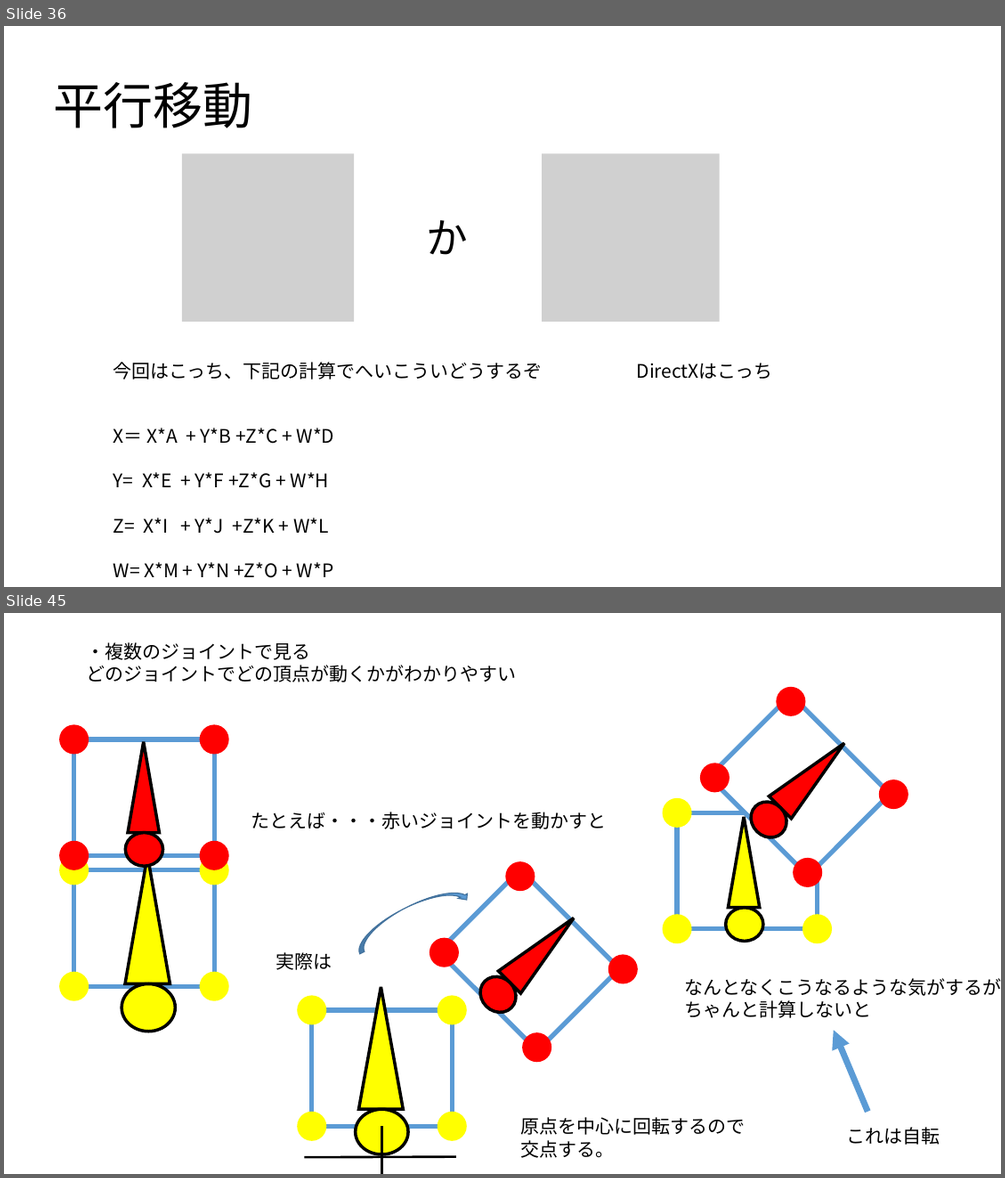
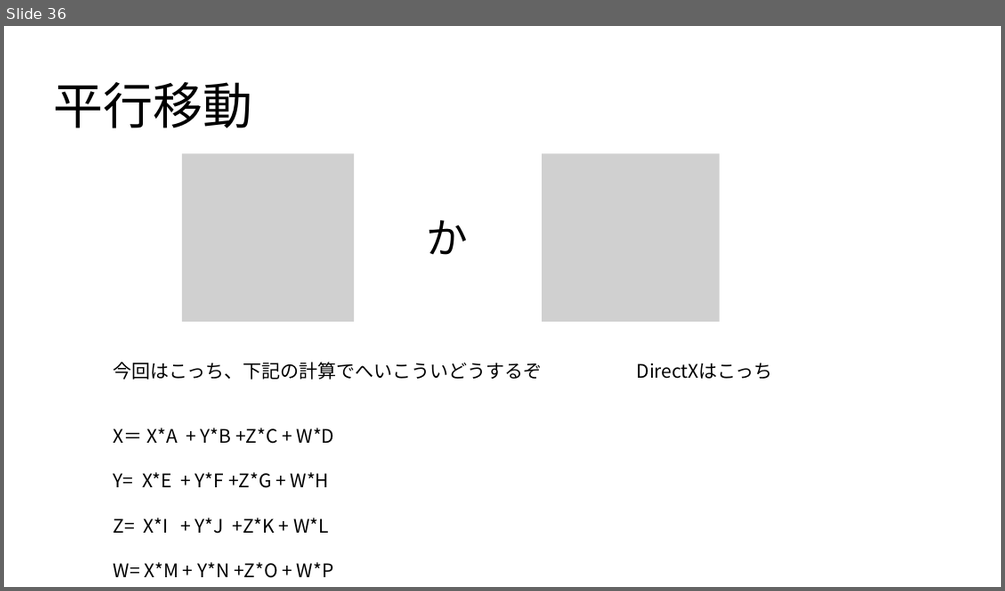
Before and after one commit to UMA729/MySchoolDatas, a slide deck: ゲ数Ⅱ/ゲーム数学.pptx. Shown one above the other, each under a label of ours: slides 36 and 45 before the commit, slide 36 after it; the slides between them are not shown. The pictures are 1005x1178 and 1005x591 pixels, drawn with LibreOffice and Linux fonts; fonts in the diff are those of the drawing; grey boxes stand for pictures. Boxes give left, top, right and bottom in pixels: in the first picture for what was removed or moved away, otherwise in the second. Text is boxed around its words. In the diff, an @@ line names an element or a change of style, - is before the commit and + after.

```diff
--- a/ゲ数Ⅱ/ゲーム数学.pptx
+++ b/ゲ数Ⅱ/ゲーム数学.pptx
@@ slide 45 removed at (4,613,1001,1174), background #FFFFFF @@
@@ text removed at (86,642,516,682) @@
-・複数のジョイントで見る
-どのジョイントでどの頂点が動くかがわかりやすい
@@ triangle removed at (128,742,160,832) @@
@@ triangle removed at (769,731,856,818) @@
@@ group removed at (694,681,914,892): 4 ellipses, 1 rectangle @@
@@ ellipse removed at (744,795,794,845) @@
@@ text removed at (251,811,607,829) @@
-たとえば・・・赤いジョイントを動かすと
@@ triangle removed at (728,817,760,907) @@
@@ ellipse removed at (125,833,162,867) @@
@@ group removed at (59,724,228,870): 4 ellipses, 1 rectangle @@
@@ triangle removed at (125,855,170,984) @@
@@ curved down arrow removed at (351,879,471,954) @@
@@ group removed at (423,855,643,1068): 4 ellipses, 1 rectangle @@
@@ triangle removed at (499,907,585,993) @@
@@ ellipse removed at (726,908,763,941) @@
@@ group removed at (662,798,832,943): 4 ellipses, 1 rectangle @@
@@ text removed at (275,952,332,970) @@
-実際は
@@ ellipse removed at (121,984,175,1031) @@
@@ group removed at (59,855,228,1000): 4 ellipses, 1 rectangle @@
@@ ellipse removed at (473,970,524,1020) @@
@@ text removed at (684,978,1001,1018) @@
-なんとなくこうなるような気がするが
-ちゃんと計算しないと
@@ triangle removed at (358,987,403,1110) @@
@@ arrow removed from (867, 1111) to (833, 1030) @@
@@ ellipse removed at (356,1109,409,1153) @@
@@ group removed at (297,995,466,1140): 4 ellipses, 1 rectangle @@
@@ text removed at (521,1117,745,1158) @@
-原点を中心に回転するので
-交点する。
@@ line removed from (381, 1126) to (381, 1174) @@
@@ text removed at (846,1127,939,1144) @@
-これは自転
@@ line removed from (305, 1158) to (456, 1157) @@
```
Also in this commit, not shown: 1 slide changed, 10 other slides removed, 44 other files.
